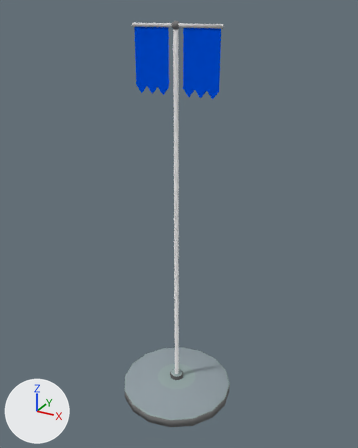
A saved change to the Blender file Assets/Flag.blend.
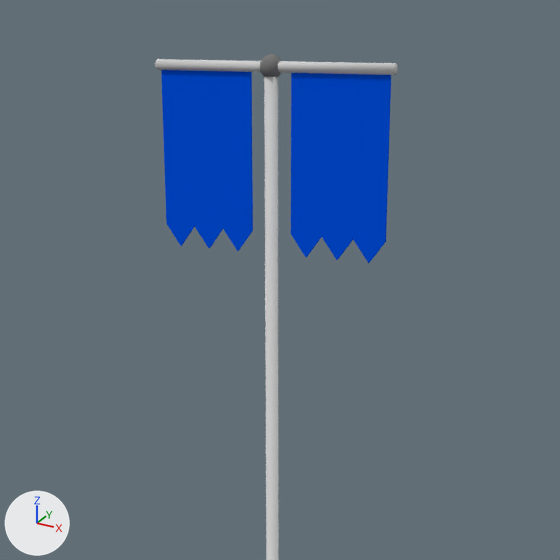
There are two pictures of each version: one whole from a 50 mm camera at (14.5, -25.99, 26.61) aimed at (0.04, 0.29, 13.47), one close up on the part from 21% to 80% of the width and 0% to 47% of the height. Every picture has the same lights, and +X, +Y and +Z are marked at lower left.

Names of what the first close-up shows: 'Base', 'Flag'.
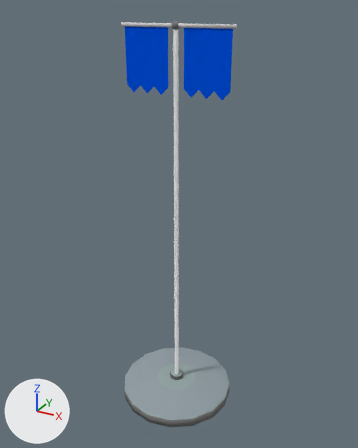
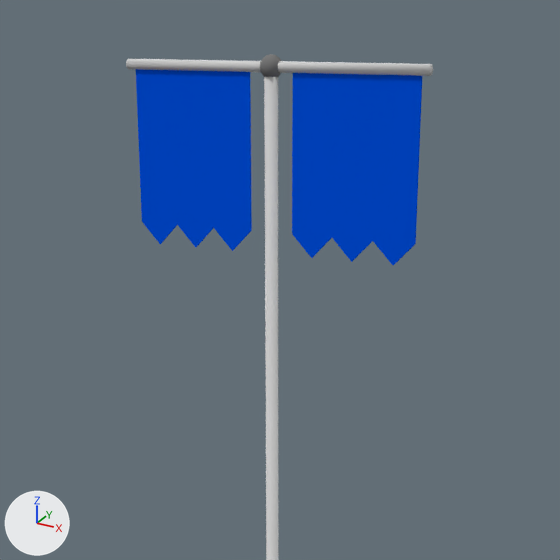
Diff of the bpy script that builds the scene:
```diff
--- a/Assets/Flag.blend.py
+++ b/Assets/Flag.blend.py
@@ me_cylinder_002 @@
 me_cylinder_002.from_pydata(...)  # 218 vertices, 199 faces; spans x -0.71..0.71, y -0.06..0.06, z -6.17..0.39
 # used by ob_flag; location = (0.0, 0.0, 25.63); scale = (4.0, 4.0, 0.627)
+# me_cylinder_002 part 1: the loose piece of 28 vertices spanning x -0.69..-0.12, y 0.0, z -6.17..0.0 is scaled about its middle by (1.29, 1, 1), then moved by (-0.09, 0.0, 0.0)
+# me_cylinder_002 part 2: the loose piece of 28 vertices spanning x 0.12..0.69, y 0.0, z -6.17..0.0 is scaled about its middle by (1.29, 1, 1), then moved by (0.09, 0.0, 0.0)
+# me_cylinder_002 part 3: the loose piece of 32 vertices spanning x -0.71..0.71, y -0.03..0.03, z -0.18..0.18 is scaled about its middle by (1.27, 1, 1)
 me_cylinder_002.materials.append(mat_pole)
```

What differs and where, as boxes [x1, y1, x2, y2] in the close-ups (560 x 560 px; the box of a moved part takes in the faces that stretch with it):
'Flag', reshaped (26% wider): before [155, 54, 398, 263]; after [126, 54, 433, 265]
part 1 of me_cylinder_002, moved or reshaped: before [161, 70, 253, 251]; after [136, 69, 252, 251]
part 2 of me_cylinder_002, moved or reshaped: before [291, 73, 391, 263]; after [292, 73, 422, 265]
part 3 of me_cylinder_002, moved or reshaped: before [155, 59, 398, 75]; after [126, 59, 433, 76]
